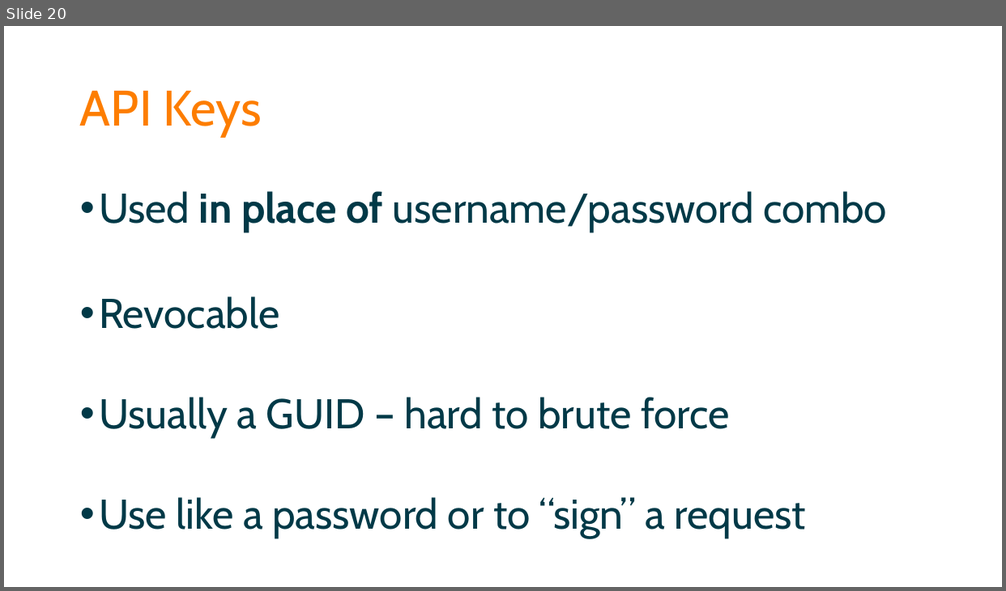
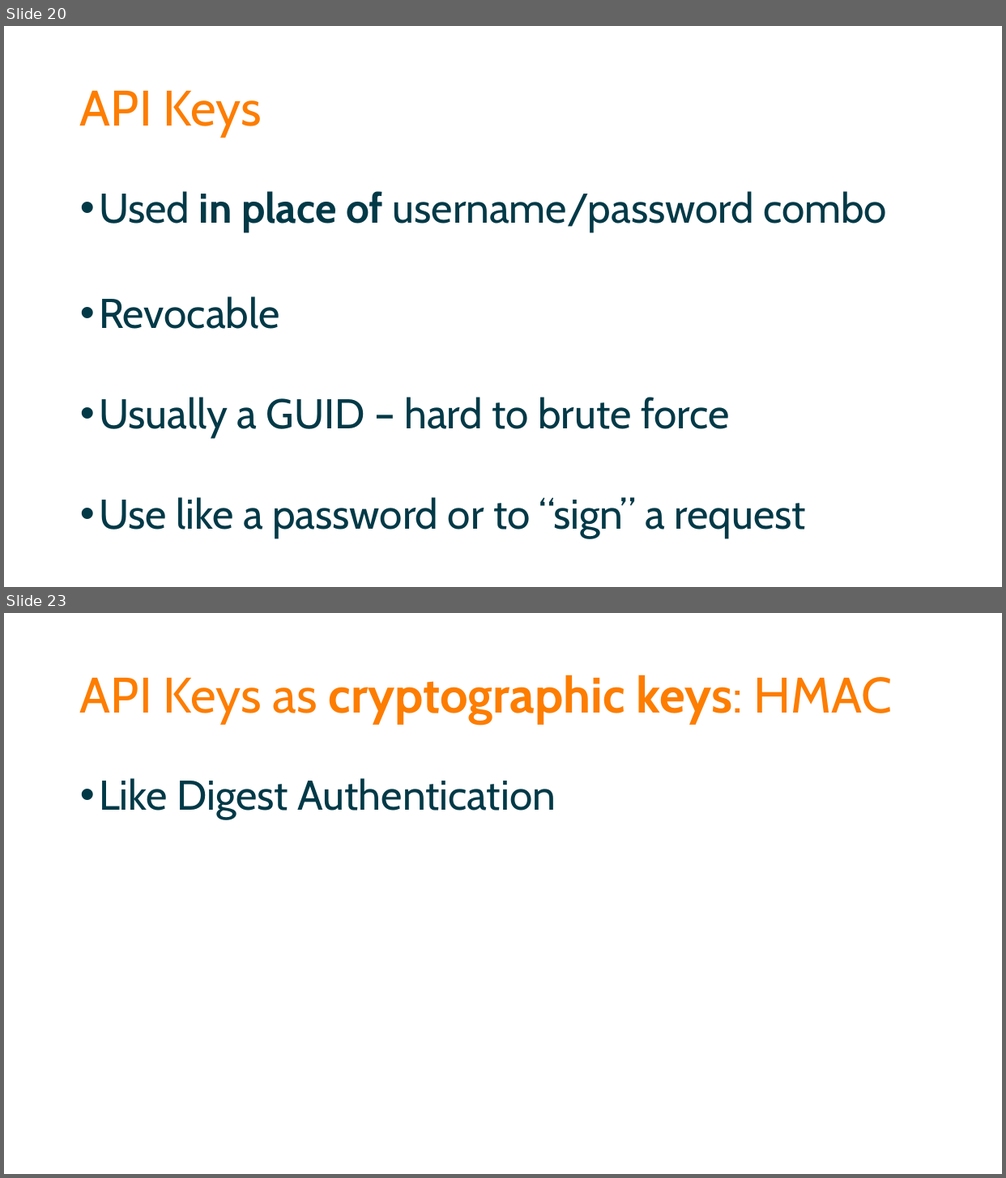
Before and after one commit to spetryjohnson/Securing-Your-API-Endpoints, a slide deck: Securing Your API Endpoints.pptx. Shown one above the other, each under a label of ours: slide 20 before the commit, slides 20 and 23 after it; the slides between them are not shown. The pictures are 1006x591 and 1006x1178 pixels, drawn with LibreOffice and Linux fonts; fonts in the diff are those of the drawing. Boxes give left, top, right and bottom in pixels: in the first picture for what was removed or moved away, otherwise in the second. Text is boxed around its words. In the diff, an @@ line names an element or a change of style, - is before the commit and + after.

```diff
--- a/Securing Your API Endpoints.pptx
+++ b/Securing Your API Endpoints.pptx
@@ slide 23 added at bbox=[4, 613, 1002, 1174], background #FFFFFF @@
@@ title added at bbox=[80, 675, 893, 724], 48 pt, text #FD7D00, bold @@
+API Keys as cryptographic keys: HMAC
@@ text added at bbox=[99, 778, 556, 819], 40 pt, text #013947 @@
+• Like Digest Authentication
```
Also in this commit, not shown: 2 slides changed, 1 other file.
